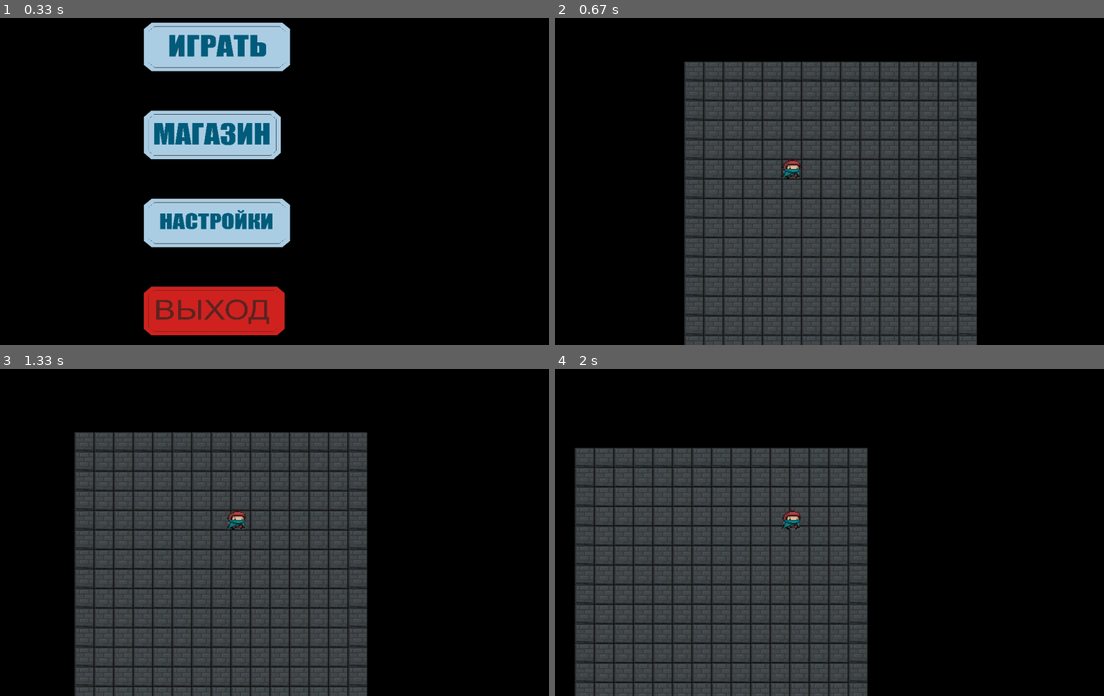
Above: before the commit, frames 1-4 (two rows, left to right).
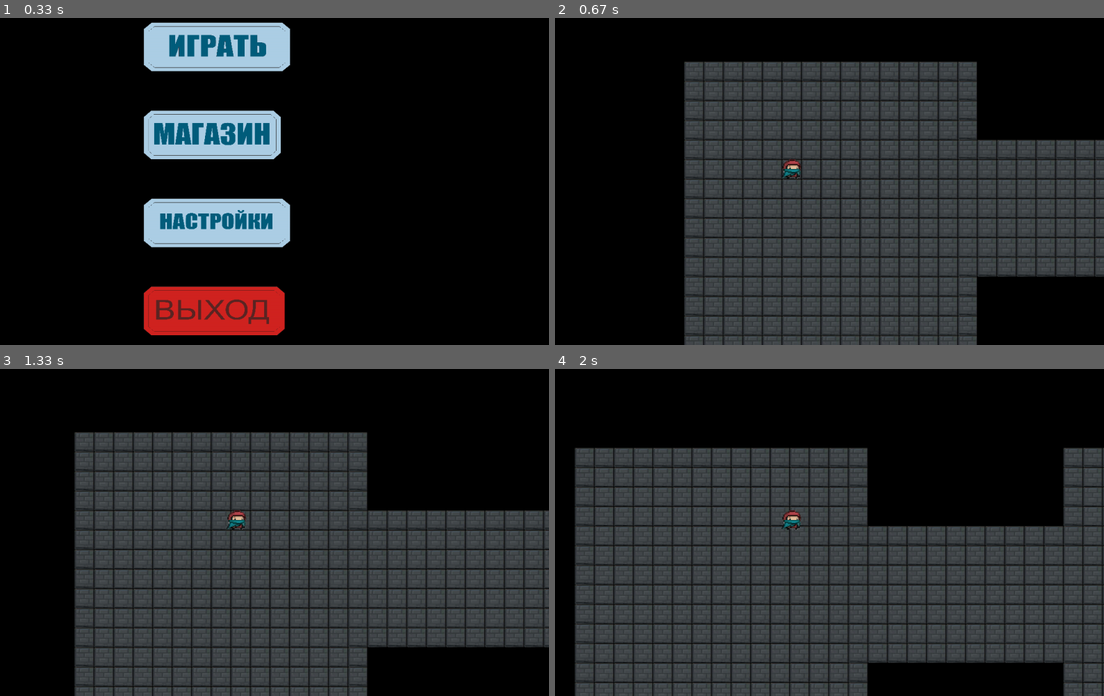
Above: after the commit, the same moments.

Repository: AmirHai/PyGameProject
Game: pygame game, started from classes/main.py
Same seed, same stepped clock (60 frames per second), same inputs: the game is played once before the commit and once after it.
Inputs (mouse positions are in pixels of both pictures, inside the frame that each line leads up to):
- Up to frame 1 (0.33 s): no input
- Up to frame 2 (0.67 s): click (769, 47) at 0.38 s
- Up to frame 3 (1.33 s): hold D 0.67-1.13 s; hold W from 1.17 s (still down)
- Up to frame 4 (2 s): release W at 1.47 s; hold D 1.5-1.97 s

Frame 1 is identical in both runs. In frame 2, 9.3% of the frame differs, in the area x 73-100%, y 37-80%; in frame 3, 13%; in frame 4, 20%, in the area x 53-100%, y 24-100%.

Commit message:
появился файл для разработки карты, также сама карта теперь обрабатывается по csv файлу, который и хранит карту

Diff:
--- a/classes/AllConstants.py
+++ b/classes/AllConstants.py
@@ -10,5 +10,4 @@
 # точка ценра для прорисовки главного героя
 CENTER = (620, 340)
 PIXELSIZE = 40
-ROOMSIZE = 15
 BULLETSIZE = (15, 15)
--- a/classes/GameMap.py
+++ b/classes/GameMap.py
@@ -49,18 +49,21 @@
         self.WallKoordinates = set()
         self.allEmpty = pygame.sprite.Group()
         self.playerGroup = pygame.sprite.Group()
-        for i in range(ROOMSIZE):
-            for j in range(ROOMSIZE):
+        self.MapHandler()
+        Player('hero', self.playerGroup)
+
+    def MapHandler(self):
+        self.board = load_map('testMap')
+        for i in range(100):
+            for j in range(100):
                 x_change = CENTER[0] - round((self.MainHeroPosition[0] - i) * PIXELSIZE)
                 y_change = CENTER[1] - round((self.MainHeroPosition[1] - j) * PIXELSIZE)
-                # тут позже появится обработка карты по шаблону, сами шаблоны потом будут сгенерированны
-                # обработку поля я вынесу в отдельную функцию))))
-                if i == 0 or i == ROOMSIZE - 1 or j == 0 or j == ROOMSIZE - 1:
+                if self.board[i][j] == 2:
                     Wall('wall', x_change, y_change, self.allWalls)
                     self.WallKoordinates.add((i, j))
                     self.WallKoordinates.add((i - 1, j))
                     self.WallKoordinates.add((i, j - 1))
-                else:
+                elif self.board[i][j] == 1:
                     Wall('empty', x_change, y_change, self.allEmpty)
         Player('hero', self.playerGroup)
 
--- /dev/null
+++ b/classes/maps/MapCreator.py
@@ -0,0 +1,41 @@
+f = open('testMap.csv', 'w', encoding='utf8')
+board = [[0] * 100 for _ in range(100)]
+
+for i in range(15):
+    for j in range(15):
+        if i == 0 or i == 14 or j == 0 or j == 14:
+            board[i][j] = 2
+        else:
+            board[i][j] = 1
+
+for i in range(14, 27):
+    for j in range(4, 11):
+        if j == 4 or j == 10:
+            board[i][j] = 2
+        else:
+            board[i][j] = 1
+
+for i in range(25, 40):
+    for j in range(15):
+        if i == 25 or i == 39 or j == 0 or j == 14:
+            board[i][j] = 2
+        else:
+            board[i][j] = 1
+
+for i in range(29, 36):
+    for j in range(14, 27):
+        if i == 29 or i == 35:
+            board[i][j] = 2
+        else:
+            board[i][j] = 1
+
+for i in range(25, 40):
+    for j in range(25, 40):
+        if i == 25 or i == 39 or j == 25 or j == 39:
+            board[i][j] = 2
+        else:
+            board[i][j] = 1
+
+for i in range(100):
+    stroke = ' '.join([str(j) for j in board[i]])
+    f.write(f'{stroke}\n')
--- /dev/null
+++ b/classes/maps/testMap.csv
@@ -0,0 +1,100 @@
+2 2 2 2 2 2 2 2 2 2 2 2 2 2 2 0 0 0 0 0 0 0 0 0 0 0 0 0 0 0 0 0 0 0 0 0 0 0 0 0 0 0 0 0 0 0 0 0 0 0 0 0 0 0 0 0 0 0 0 0 0 0 0 0 0 0 0 0 0 0 0 0 0 0 0 0 0 0 0 0 0 0 0 0 0 0 0 0 0 0 0 0 0 0 0 0 0 0 0 0
+2 1 1 1 1 1 1 1 1 1 1 1 1 1 2 0 0 0 0 0 0 0 0 0 0 0 0 0 0 0 0 0 0 0 0 0 0 0 0 0 0 0 0 0 0 0 0 0 0 0 0 0 0 0 0 0 0 0 0 0 0 0 0 0 0 0 0 0 0 0 0 0 0 0 0 0 0 0 0 0 0 0 0 0 0 0 0 0 0 0 0 0 0 0 0 0 0 0 0 0
+2 1 1 1 1 1 1 1 1 1 1 1 1 1 2 0 0 0 0 0 0 0 0 0 0 0 0 0 0 0 0 0 0 0 0 0 0 0 0 0 0 0 0 0 0 0 0 0 0 0 0 0 0 0 0 0 0 0 0 0 0 0 0 0 0 0 0 0 0 0 0 0 0 0 0 0 0 0 0 0 0 0 0 0 0 0 0 0 0 0 0 0 0 0 0 0 0 0 0 0
+2 1 1 1 1 1 1 1 1 1 1 1 1 1 2 0 0 0 0 0 0 0 0 0 0 0 0 0 0 0 0 0 0 0 0 0 0 0 0 0 0 0 0 0 0 0 0 0 0 0 0 0 0 0 0 0 0 0 0 0 0 0 0 0 0 0 0 0 0 0 0 0 0 0 0 0 0 0 0 0 0 0 0 0 0 0 0 0 0 0 0 0 0 0 0 0 0 0 0 0
+2 1 1 1 1 1 1 1 1 1 1 1 1 1 2 0 0 0 0 0 0 0 0 0 0 0 0 0 0 0 0 0 0 0 0 0 0 0 0 0 0 0 0 0 0 0 0 0 0 0 0 0 0 0 0 0 0 0 0 0 0 0 0 0 0 0 0 0 0 0 0 0 0 0 0 0 0 0 0 0 0 0 0 0 0 0 0 0 0 0 0 0 0 0 0 0 0 0 0 0
+2 1 1 1 1 1 1 1 1 1 1 1 1 1 2 0 0 0 0 0 0 0 0 0 0 0 0 0 0 0 0 0 0 0 0 0 0 0 0 0 0 0 0 0 0 0 0 0 0 0 0 0 0 0 0 0 0 0 0 0 0 0 0 0 0 0 0 0 0 0 0 0 0 0 0 0 0 0 0 0 0 0 0 0 0 0 0 0 0 0 0 0 0 0 0 0 0 0 0 0
+2 1 1 1 1 1 1 1 1 1 1 1 1 1 2 0 0 0 0 0 0 0 0 0 0 0 0 0 0 0 0 0 0 0 0 0 0 0 0 0 0 0 0 0 0 0 0 0 0 0 0 0 0 0 0 0 0 0 0 0 0 0 0 0 0 0 0 0 0 0 0 0 0 0 0 0 0 0 0 0 0 0 0 0 0 0 0 0 0 0 0 0 0 0 0 0 0 0 0 0
+2 1 1 1 1 1 1 1 1 1 1 1 1 1 2 0 0 0 0 0 0 0 0 0 0 0 0 0 0 0 0 0 0 0 0 0 0 0 0 0 0 0 0 0 0 0 0 0 0 0 0 0 0 0 0 0 0 0 0 0 0 0 0 0 0 0 0 0 0 0 0 0 0 0 0 0 0 0 0 0 0 0 0 0 0 0 0 0 0 0 0 0 0 0 0 0 0 0 0 0
+2 1 1 1 1 1 1 1 1 1 1 1 1 1 2 0 0 0 0 0 0 0 0 0 0 0 0 0 0 0 0 0 0 0 0 0 0 0 0 0 0 0 0 0 0 0 0 0 0 0 0 0 0 0 0 0 0 0 0 0 0 0 0 0 0 0 0 0 0 0 0 0 0 0 0 0 0 0 0 0 0 0 0 0 0 0 0 0 0 0 0 0 0 0 0 0 0 0 0 0
+2 1 1 1 1 1 1 1 1 1 1 1 1 1 2 0 0 0 0 0 0 0 0 0 0 0 0 0 0 0 0 0 0 0 0 0 0 0 0 0 0 0 0 0 0 0 0 0 0 0 0 0 0 0 0 0 0 0 0 0 0 0 0 0 0 0 0 0 0 0 0 0 0 0 0 0 0 0 0 0 0 0 0 0 0 0 0 0 0 0 0 0 0 0 0 0 0 0 0 0
+2 1 1 1 1 1 1 1 1 1 1 1 1 1 2 0 0 0 0 0 0 0 0 0 0 0 0 0 0 0 0 0 0 0 0 0 0 0 0 0 0 0 0 0 0 0 0 0 0 0 0 0 0 0 0 0 0 0 0 0 0 0 0 0 0 0 0 0 0 0 0 0 0 0 0 0 0 0 0 0 0 0 0 0 0 0 0 0 0 0 0 0 0 0 0 0 0 0 0 0
+2 1 1 1 1 1 1 1 1 1 1 1 1 1 2 0 0 0 0 0 0 0 0 0 0 0 0 0 0 0 0 0 0 0 0 0 0 0 0 0 0 0 0 0 0 0 0 0 0 0 0 0 0 0 0 0 0 0 0 0 0 0 0 0 0 0 0 0 0 0 0 0 0 0 0 0 0 0 0 0 0 0 0 0 0 0 0 0 0 0 0 0 0 0 0 0 0 0 0 0
+2 1 1 1 1 1 1 1 1 1 1 1 1 1 2 0 0 0 0 0 0 0 0 0 0 0 0 0 0 0 0 0 0 0 0 0 0 0 0 0 0 0 0 0 0 0 0 0 0 0 0 0 0 0 0 0 0 0 0 0 0 0 0 0 0 0 0 0 0 0 0 0 0 0 0 0 0 0 0 0 0 0 0 0 0 0 0 0 0 0 0 0 0 0 0 0 0 0 0 0
+2 1 1 1 1 1 1 1 1 1 1 1 1 1 2 0 0 0 0 0 0 0 0 0 0 0 0 0 0 0 0 0 0 0 0 0 0 0 0 0 0 0 0 0 0 0 0 0 0 0 0 0 0 0 0 0 0 0 0 0 0 0 0 0 0 0 0 0 0 0 0 0 0 0 0 0 0 0 0 0 0 0 0 0 0 0 0 0 0 0 0 0 0 0 0 0 0 0 0 0
+2 2 2 2 2 1 1 1 1 1 2 2 2 2 2 0 0 0 0 0 0 0 0 0 0 0 0 0 0 0 0 0 0 0 0 0 0 0 0 0 0 0 0 0 0 0 0 0 0 0 0 0 0 0 0 0 0 0 0 0 0 0 0 0 0 0 0 0 0 0 0 0 0 0 0 0 0 0 0 0 0 0 0 0 0 0 0 0 0 0 0 0 0 0 0 0 0 0 0 0
+0 0 0 0 2 1 1 1 1 1 2 0 0 0 0 0 0 0 0 0 0 0 0 0 0 0 0 0 0 0 0 0 0 0 0 0 0 0 0 0 0 0 0 0 0 0 0 0 0 0 0 0 0 0 0 0 0 0 0 0 0 0 0 0 0 0 0 0 0 0 0 0 0 0 0 0 0 0 0 0 0 0 0 0 0 0 0 0 0 0 0 0 0 0 0 0 0 0 0 0
+0 0 0 0 2 1 1 1 1 1 2 0 0 0 0 0 0 0 0 0 0 0 0 0 0 0 0 0 0 0 0 0 0 0 0 0 0 0 0 0 0 0 0 0 0 0 0 0 0 0 0 0 0 0 0 0 0 0 0 0 0 0 0 0 0 0 0 0 0 0 0 0 0 0 0 0 0 0 0 0 0 0 0 0 0 0 0 0 0 0 0 0 0 0 0 0 0 0 0 0
+0 0 0 0 2 1 1 1 1 1 2 0 0 0 0 0 0 0 0 0 0 0 0 0 0 0 0 0 0 0 0 0 0 0 0 0 0 0 0 0 0 0 0 0 0 0 0 0 0 0 0 0 0 0 0 0 0 0 0 0 0 0 0 0 0 0 0 0 0 0 0 0 0 0 0 0 0 0 0 0 0 0 0 0 0 0 0 0 0 0 0 0 0 0 0 0 0 0 0 0
+0 0 0 0 2 1 1 1 1 1 2 0 0 0 0 0 0 0 0 0 0 0 0 0 0 0 0 0 0 0 0 0 0 0 0 0 0 0 0 0 0 0 0 0 0 0 0 0 0 0 0 0 0 0 0 0 0 0 0 0 0 0 0 0 0 0 0 0 0 0 0 0 0 0 0 0 0 0 0 0 0 0 0 0 0 0 0 0 0 0 0 0 0 0 0 0 0 0 0 0
+0 0 0 0 2 1 1 1 1 1 2 0 0 0 0 0 0 0 0 0 0 0 0 0 0 0 0 0 0 0 0 0 0 0 0 0 0 0 0 0 0 0 0 0 0 0 0 0 0 0 0 0 0 0 0 0 0 0 0 0 0 0 0 0 0 0 0 0 0 0 0 0 0 0 0 0 0 0 0 0 0 0 0 0 0 0 0 0 0 0 0 0 0 0 0 0 0 0 0 0
+0 0 0 0 2 1 1 1 1 1 2 0 0 0 0 0 0 0 0 0 0 0 0 0 0 0 0 0 0 0 0 0 0 0 0 0 0 0 0 0 0 0 0 0 0 0 0 0 0 0 0 0 0 0 0 0 0 0 0 0 0 0 0 0 0 0 0 0 0 0 0 0 0 0 0 0 0 0 0 0 0 0 0 0 0 0 0 0 0 0 0 0 0 0 0 0 0 0 0 0
+0 0 0 0 2 1 1 1 1 1 2 0 0 0 0 0 0 0 0 0 0 0 0 0 0 0 0 0 0 0 0 0 0 0 0 0 0 0 0 0 0 0 0 0 0 0 0 0 0 0 0 0 0 0 0 0 0 0 0 0 0 0 0 0 0 0 0 0 0 0 0 0 0 0 0 0 0 0 0 0 0 0 0 0 0 0 0 0 0 0 0 0 0 0 0 0 0 0 0 0
+0 0 0 0 2 1 1 1 1 1 2 0 0 0 0 0 0 0 0 0 0 0 0 0 0 0 0 0 0 0 0 0 0 0 0 0 0 0 0 0 0 0 0 0 0 0 0 0 0 0 0 0 0 0 0 0 0 0 0 0 0 0 0 0 0 0 0 0 0 0 0 0 0 0 0 0 0 0 0 0 0 0 0 0 0 0 0 0 0 0 0 0 0 0 0 0 0 0 0 0
+0 0 0 0 2 1 1 1 1 1 2 0 0 0 0 0 0 0 0 0 0 0 0 0 0 0 0 0 0 0 0 0 0 0 0 0 0 0 0 0 0 0 0 0 0 0 0 0 0 0 0 0 0 0 0 0 0 0 0 0 0 0 0 0 0 0 0 0 0 0 0 0 0 0 0 0 0 0 0 0 0 0 0 0 0 0 0 0 0 0 0 0 0 0 0 0 0 0 0 0
+0 0 0 0 2 1 1 1 1 1 2 0 0 0 0 0 0 0 0 0 0 0 0 0 0 0 0 0 0 0 0 0 0 0 0 0 0 0 0 0 0 0 0 0 0 0 0 0 0 0 0 0 0 0 0 0 0 0 0 0 0 0 0 0 0 0 0 0 0 0 0 0 0 0 0 0 0 0 0 0 0 0 0 0 0 0 0 0 0 0 0 0 0 0 0 0 0 0 0 0
+2 2 2 2 2 1 1 1 1 1 2 2 2 2 2 0 0 0 0 0 0 0 0 0 0 2 2 2 2 2 2 2 2 2 2 2 2 2 2 2 0 0 0 0 0 0 0 0 0 0 0 0 0 0 0 0 0 0 0 0 0 0 0 0 0 0 0 0 0 0 0 0 0 0 0 0 0 0 0 0 0 0 0 0 0 0 0 0 0 0 0 0 0 0 0 0 0 0 0 0
+2 1 1 1 1 1 1 1 1 1 1 1 1 1 2 0 0 0 0 0 0 0 0 0 0 2 1 1 1 1 1 1 1 1 1 1 1 1 1 2 0 0 0 0 0 0 0 0 0 0 0 0 0 0 0 0 0 0 0 0 0 0 0 0 0 0 0 0 0 0 0 0 0 0 0 0 0 0 0 0 0 0 0 0 0 0 0 0 0 0 0 0 0 0 0 0 0 0 0 0
+2 1 1 1 1 1 1 1 1 1 1 1 1 1 2 0 0 0 0 0 0 0 0 0 0 2 1 1 1 1 1 1 1 1 1 1 1 1 1 2 0 0 0 0 0 0 0 0 0 0 0 0 0 0 0 0 0 0 0 0 0 0 0 0 0 0 0 0 0 0 0 0 0 0 0 0 0 0 0 0 0 0 0 0 0 0 0 0 0 0 0 0 0 0 0 0 0 0 0 0
+2 1 1 1 1 1 1 1 1 1 1 1 1 1 2 0 0 0 0 0 0 0 0 0 0 2 1 1 1 1 1 1 1 1 1 1 1 1 1 2 0 0 0 0 0 0 0 0 0 0 0 0 0 0 0 0 0 0 0 0 0 0 0 0 0 0 0 0 0 0 0 0 0 0 0 0 0 0 0 0 0 0 0 0 0 0 0 0 0 0 0 0 0 0 0 0 0 0 0 0
+2 1 1 1 1 1 1 1 1 1 1 1 1 1 2 2 2 2 2 2 2 2 2 2 2 2 1 1 1 1 1 1 1 1 1 1 1 1 1 2 0 0 0 0 0 0 0 0 0 0 0 0 0 0 0 0 0 0 0 0 0 0 0 0 0 0 0 0 0 0 0 0 0 0 0 0 0 0 0 0 0 0 0 0 0 0 0 0 0 0 0 0 0 0 0 0 0 0 0 0
+2 1 1 1 1 1 1 1 1 1 1 1 1 1 1 1 1 1 1 1 1 1 1 1 1 1 1 1 1 1 1 1 1 1 1 1 1 1 1 2 0 0 0 0 0 0 0 0 0 0 0 0 0 0 0 0 0 0 0 0 0 0 0 0 0 0 0 0 0 0 0 0 0 0 0 0 0 0 0 0 0 0 0 0 0 0 0 0 0 0 0 0 0 0 0 0 0 0 0 0
+2 1 1 1 1 1 1 1 1 1 1 1 1 1 1 1 1 1 1 1 1 1 1 1 1 1 1 1 1 1 1 1 1 1 1 1 1 1 1 2 0 0 0 0 0 0 0 0 0 0 0 0 0 0 0 0 0 0 0 0 0 0 0 0 0 0 0 0 0 0 0 0 0 0 0 0 0 0 0 0 0 0 0 0 0 0 0 0 0 0 0 0 0 0 0 0 0 0 0 0
+2 1 1 1 1 1 1 1 1 1 1 1 1 1 1 1 1 1 1 1 1 1 1 1 1 1 1 1 1 1 1 1 1 1 1 1 1 1 1 2 0 0 0 0 0 0 0 0 0 0 0 0 0 0 0 0 0 0 0 0 0 0 0 0 0 0 0 0 0 0 0 0 0 0 0 0 0 0 0 0 0 0 0 0 0 0 0 0 0 0 0 0 0 0 0 0 0 0 0 0
+2 1 1 1 1 1 1 1 1 1 1 1 1 1 1 1 1 1 1 1 1 1 1 1 1 1 1 1 1 1 1 1 1 1 1 1 1 1 1 2 0 0 0 0 0 0 0 0 0 0 0 0 0 0 0 0 0 0 0 0 0 0 0 0 0 0 0 0 0 0 0 0 0 0 0 0 0 0 0 0 0 0 0 0 0 0 0 0 0 0 0 0 0 0 0 0 0 0 0 0
+2 1 1 1 1 1 1 1 1 1 1 1 1 1 1 1 1 1 1 1 1 1 1 1 1 1 1 1 1 1 1 1 1 1 1 1 1 1 1 2 0 0 0 0 0 0 0 0 0 0 0 0 0 0 0 0 0 0 0 0 0 0 0 0 0 0 0 0 0 0 0 0 0 0 0 0 0 0 0 0 0 0 0 0 0 0 0 0 0 0 0 0 0 0 0 0 0 0 0 0
+2 1 1 1 1 1 1 1 1 1 1 1 1 1 2 2 2 2 2 2 2 2 2 2 2 2 1 1 1 1 1 1 1 1 1 1 1 1 1 2 0 0 0 0 0 0 0 0 0 0 0 0 0 0 0 0 0 0 0 0 0 0 0 0 0 0 0 0 0 0 0 0 0 0 0 0 0 0 0 0 0 0 0 0 0 0 0 0 0 0 0 0 0 0 0 0 0 0 0 0
+2 1 1 1 1 1 1 1 1 1 1 1 1 1 2 0 0 0 0 0 0 0 0 0 0 2 1 1 1 1 1 1 1 1 1 1 1 1 1 2 0 0 0 0 0 0 0 0 0 0 0 0 0 0 0 0 0 0 0 0 0 0 0 0 0 0 0 0 0 0 0 0 0 0 0 0 0 0 0 0 0 0 0 0 0 0 0 0 0 0 0 0 0 0 0 0 0 0 0 0
+2 1 1 1 1 1 1 1 1 1 1 1 1 1 2 0 0 0 0 0 0 0 0 0 0 2 1 1 1 1 1 1 1 1 1 1 1 1 1 2 0 0 0 0 0 0 0 0 0 0 0 0 0 0 0 0 0 0 0 0 0 0 0 0 0 0 0 0 0 0 0 0 0 0 0 0 0 0 0 0 0 0 0 0 0 0 0 0 0 0 0 0 0 0 0 0 0 0 0 0
+2 1 1 1 1 1 1 1 1 1 1 1 1 1 2 0 0 0 0 0 0 0 0 0 0 2 1 1 1 1 1 1 1 1 1 1 1 1 1 2 0 0 0 0 0 0 0 0 0 0 0 0 0 0 0 0 0 0 0 0 0 0 0 0 0 0 0 0 0 0 0 0 0 0 0 0 0 0 0 0 0 0 0 0 0 0 0 0 0 0 0 0 0 0 0 0 0 0 0 0
+2 2 2 2 2 2 2 2 2 2 2 2 2 2 2 0 0 0 0 0 0 0 0 0 0 2 2 2 2 2 2 2 2 2 2 2 2 2 2 2 0 0 0 0 0 0 0 0 0 0 0 0 0 0 0 0 0 0 0 0 0 0 0 0 0 0 0 0 0 0 0 0 0 0 0 0 0 0 0 0 0 0 0 0 0 0 0 0 0 0 0 0 0 0 0 0 0 0 0 0
+0 0 0 0 0 0 0 0 0 0 0 0 0 0 0 0 0 0 0 0 0 0 0 0 0 0 0 0 0 0 0 0 0 0 0 0 0 0 0 0 0 0 0 0 0 0 0 0 0 0 0 0 0 0 0 0 0 0 0 0 0 0 0 0 0 0 0 0 0 0 0 0 0 0 0 0 0 0 0 0 0 0 0 0 0 0 0 0 0 0 0 0 0 0 0 0 0 0 0 0
+0 0 0 0 0 0 0 0 0 0 0 0 0 0 0 0 0 0 0 0 0 0 0 0 0 0 0 0 0 0 0 0 0 0 0 0 0 0 0 0 0 0 0 0 0 0 0 0 0 0 0 0 0 0 0 0 0 0 0 0 0 0 0 0 0 0 0 0 0 0 0 0 0 0 0 0 0 0 0 0 0 0 0 0 0 0 0 0 0 0 0 0 0 0 0 0 0 0 0 0
+0 0 0 0 0 0 0 0 0 0 0 0 0 0 0 0 0 0 0 0 0 0 0 0 0 0 0 0 0 0 0 0 0 0 0 0 0 0 0 0 0 0 0 0 0 0 0 0 0 0 0 0 0 0 0 0 0 0 0 0 0 0 0 0 0 0 0 0 0 0 0 0 0 0 0 0 0 0 0 0 0 0 0 0 0 0 0 0 0 0 0 0 0 0 0 0 0 0 0 0
+0 0 0 0 0 0 0 0 0 0 0 0 0 0 0 0 0 0 0 0 0 0 0 0 0 0 0 0 0 0 0 0 0 0 0 0 0 0 0 0 0 0 0 0 0 0 0 0 0 0 0 0 0 0 0 0 0 0 0 0 0 0 0 0 0 0 0 0 0 0 0 0 0 0 0 0 0 0 0 0 0 0 0 0 0 0 0 0 0 0 0 0 0 0 0 0 0 0 0 0
+0 0 0 0 0 0 0 0 0 0 0 0 0 0 0 0 0 0 0 0 0 0 0 0 0 0 0 0 0 0 0 0 0 0 0 0 0 0 0 0 0 0 0 0 0 0 0 0 0 0 0 0 0 0 0 0 0 0 0 0 0 0 0 0 0 0 0 0 0 0 0 0 0 0 0 0 0 0 0 0 0 0 0 0 0 0 0 0 0 0 0 0 0 0 0 0 0 0 0 0
+0 0 0 0 0 0 0 0 0 0 0 0 0 0 0 0 0 0 0 0 0 0 0 0 0 0 0 0 0 0 0 0 0 0 0 0 0 0 0 0 0 0 0 0 0 0 0 0 0 0 0 0 0 0 0 0 0 0 0 0 0 0 0 0 0 0 0 0 0 0 0 0 0 0 0 0 0 0 0 0 0 0 0 0 0 0 0 0 0 0 0 0 0 0 0 0 0 0 0 0
+0 0 0 0 0 0 0 0 0 0 0 0 0 0 0 0 0 0 0 0 0 0 0 0 0 0 0 0 0 0 0 0 0 0 0 0 0 0 0 0 0 0 0 0 0 0 0 0 0 0 0 0 0 0 0 0 0 0 0 0 0 0 0 0 0 0 0 0 0 0 0 0 0 0 0 0 0 0 0 0 0 0 0 0 0 0 0 0 0 0 0 0 0 0 0 0 0 0 0 0
+0 0 0 0 0 0 0 0 0 0 0 0 0 0 0 0 0 0 0 0 0 0 0 0 0 0 0 0 0 0 0 0 0 0 0 0 0 0 0 0 0 0 0 0 0 0 0 0 0 0 0 0 0 0 0 0 0 0 0 0 0 0 0 0 0 0 0 0 0 0 0 0 0 0 0 0 0 0 0 0 0 0 0 0 0 0 0 0 0 0 0 0 0 0 0 0 0 0 0 0
+0 0 0 0 0 0 0 0 0 0 0 0 0 0 0 0 0 0 0 0 0 0 0 0 0 0 0 0 0 0 0 0 0 0 0 0 0 0 0 0 0 0 0 0 0 0 0 0 0 0 0 0 0 0 0 0 0 0 0 0 0 0 0 0 0 0 0 0 0 0 0 0 0 0 0 0 0 0 0 0 0 0 0 0 0 0 0 0 0 0 0 0 0 0 0 0 0 0 0 0
+0 0 0 0 0 0 0 0 0 0 0 0 0 0 0 0 0 0 0 0 0 0 0 0 0 0 0 0 0 0 0 0 0 0 0 0 0 0 0 0 0 0 0 0 0 0 0 0 0 0 0 0 0 0 0 0 0 0 0 0 0 0 0 0 0 0 0 0 0 0 0 0 0 0 0 0 0 0 0 0 0 0 0 0 0 0 0 0 0 0 0 0 0 0 0 0 0 0 0 0
+0 0 0 0 0 0 0 0 0 0 0 0 0 0 0 0 0 0 0 0 0 0 0 0 0 0 0 0 0 0 0 0 0 0 0 0 0 0 0 0 0 0 0 0 0 0 0 0 0 0 0 0 0 0 0 0 0 0 0 0 0 0 0 0 0 0 0 0 0 0 0 0 0 0 0 0 0 0 0 0 0 0 0 0 0 0 0 0 0 0 0 0 0 0 0 0 0 0 0 0
+0 0 0 0 0 0 0 0 0 0 0 0 0 0 0 0 0 0 0 0 0 0 0 0 0 0 0 0 0 0 0 0 0 0 0 0 0 0 0 0 0 0 0 0 0 0 0 0 0 0 0 0 0 0 0 0 0 0 0 0 0 0 0 0 0 0 0 0 0 0 0 0 0 0 0 0 0 0 0 0 0 0 0 0 0 0 0 0 0 0 0 0 0 0 0 0 0 0 0 0
+0 0 0 0 0 0 0 0 0 0 0 0 0 0 0 0 0 0 0 0 0 0 0 0 0 0 0 0 0 0 0 0 0 0 0 0 0 0 0 0 0 0 0 0 0 0 0 0 0 0 0 0 0 0 0 0 0 0 0 0 0 0 0 0 0 0 0 0 0 0 0 0 0 0 0 0 0 0 0 0 0 0 0 0 0 0 0 0 0 0 0 0 0 0 0 0 0 0 0 0
+0 0 0 0 0 0 0 0 0 0 0 0 0 0 0 0 0 0 0 0 0 0 0 0 0 0 0 0 0 0 0 0 0 0 0 0 0 0 0 0 0 0 0 0 0 0 0 0 0 0 0 0 0 0 0 0 0 0 0 0 0 0 0 0 0 0 0 0 0 0 0 0 0 0 0 0 0 0 0 0 0 0 0 0 0 0 0 0 0 0 0 0 0 0 0 0 0 0 0 0
+0 0 0 0 0 0 0 0 0 0 0 0 0 0 0 0 0 0 0 0 0 0 0 0 0 0 0 0 0 0 0 0 0 0 0 0 0 0 0 0 0 0 0 0 0 0 0 0 0 0 0 0 0 0 0 0 0 0 0 0 0 0 0 0 0 0 0 0 0 0 0 0 0 0 0 0 0 0 0 0 0 0 0 0 0 0 0 0 0 0 0 0 0 0 0 0 0 0 0 0
+0 0 0 0 0 0 0 0 0 0 0 0 0 0 0 0 0 0 0 0 0 0 0 0 0 0 0 0 0 0 0 0 0 0 0 0 0 0 0 0 0 0 0 0 0 0 0 0 0 0 0 0 0 0 0 0 0 0 0 0 0 0 0 0 0 0 0 0 0 0 0 0 0 0 0 0 0 0 0 0 0 0 0 0 0 0 0 0 0 0 0 0 0 0 0 0 0 0 0 0
+0 0 0 0 0 0 0 0 0 0 0 0 0 0 0 0 0 0 0 0 0 0 0 0 0 0 0 0 0 0 0 0 0 0 0 0 0 0 0 0 0 0 0 0 0 0 0 0 0 0 0 0 0 0 0 0 0 0 0 0 0 0 0 0 0 0 0 0 0 0 0 0 0 0 0 0 0 0 0 0 0 0 0 0 0 0 0 0 0 0 0 0 0 0 0 0 0 0 0 0
+0 0 0 0 0 0 0 0 0 0 0 0 0 0 0 0 0 0 0 0 0 0 0 0 0 0 0 0 0 0 0 0 0 0 0 0 0 0 0 0 0 0 0 0 0 0 0 0 0 0 0 0 0 0 0 0 0 0 0 0 0 0 0 0 0 0 0 0 0 0 0 0 0 0 0 0 0 0 0 0 0 0 0 0 0 0 0 0 0 0 0 0 0 0 0 0 0 0 0 0
+0 0 0 0 0 0 0 0 0 0 0 0 0 0 0 0 0 0 0 0 0 0 0 0 0 0 0 0 0 0 0 0 0 0 0 0 0 0 0 0 0 0 0 0 0 0 0 0 0 0 0 0 0 0 0 0 0 0 0 0 0 0 0 0 0 0 0 0 0 0 0 0 0 0 0 0 0 0 0 0 0 0 0 0 0 0 0 0 0 0 0 0 0 0 0 0 0 0 0 0
+0 0 0 0 0 0 0 0 0 0 0 0 0 0 0 0 0 0 0 0 0 0 0 0 0 0 0 0 0 0 0 0 0 0 0 0 0 0 0 0 0 0 0 0 0 0 0 0 0 0 0 0 0 0 0 0 0 0 0 0 0 0 0 0 0 0 0 0 0 0 0 0 0 0 0 0 0 0 0 0 0 0 0 0 0 0 0 0 0 0 0 0 0 0 0 0 0 0 0 0
+0 0 0 0 0 0 0 0 0 0 0 0 0 0 0 0 0 0 0 0 0 0 0 0 0 0 0 0 0 0 0 0 0 0 0 0 0 0 0 0 0 0 0 0 0 0 0 0 0 0 0 0 0 0 0 0 0 0 0 0 0 0 0 0 0 0 0 0 0 0 0 0 0 0 0 0 0 0 0 0 0 0 0 0 0 0 0 0 0 0 0 0 0 0 0 0 0 0 0 0
+0 0 0 0 0 0 0 0 0 0 0 0 0 0 0 0 0 0 0 0 0 0 0 0 0 0 0 0 0 0 0 0 0 0 0 0 0 0 0 0 0 0 0 0 0 0 0 0 0 0 0 0 0 0 0 0 0 0 0 0 0 0 0 0 0 0 0 0 0 0 0 0 0 0 0 0 0 0 0 0 0 0 0 0 0 0 0 0 0 0 0 0 0 0 0 0 0 0 0 0
+0 0 0 0 0 0 0 0 0 0 0 0 0 0 0 0 0 0 0 0 0 0 0 0 0 0 0 0 0 0 0 0 0 0 0 0 0 0 0 0 0 0 0 0 0 0 0 0 0 0 0 0 0 0 0 0 0 0 0 0 0 0 0 0 0 0 0 0 0 0 0 0 0 0 0 0 0 0 0 0 0 0 0 0 0 0 0 0 0 0 0 0 0 0 0 0 0 0 0 0
+0 0 0 0 0 0 0 0 0 0 0 0 0 0 0 0 0 0 0 0 0 0 0 0 0 0 0 0 0 0 0 0 0 0 0 0 0 0 0 0 0 0 0 0 0 0 0 0 0 0 0 0 0 0 0 0 0 0 0 0 0 0 0 0 0 0 0 0 0 0 0 0 0 0 0 0 0 0 0 0 0 0 0 0 0 0 0 0 0 0 0 0 0 0 0 0 0 0 0 0
+0 0 0 0 0 0 0 0 0 0 0 0 0 0 0 0 0 0 0 0 0 0 0 0 0 0 0 0 0 0 0 0 0 0 0 0 0 0 0 0 0 0 0 0 0 0 0 0 0 0 0 0 0 0 0 0 0 0 0 0 0 0 0 0 0 0 0 0 0 0 0 0 0 0 0 0 0 0 0 0 0 0 0 0 0 0 0 0 0 0 0 0 0 0 0 0 0 0 0 0
+0 0 0 0 0 0 0 0 0 0 0 0 0 0 0 0 0 0 0 0 0 0 0 0 0 0 0 0 0 0 0 0 0 0 0 0 0 0 0 0 0 0 0 0 0 0 0 0 0 0 0 0 0 0 0 0 0 0 0 0 0 0 0 0 0 0 0 0 0 0 0 0 0 0 0 0 0 0 0 0 0 0 0 0 0 0 0 0 0 0 0 0 0 0 0 0 0 0 0 0
+0 0 0 0 0 0 0 0 0 0 0 0 0 0 0 0 0 0 0 0 0 0 0 0 0 0 0 0 0 0 0 0 0 0 0 0 0 0 0 0 0 0 0 0 0 0 0 0 0 0 0 0 0 0 0 0 0 0 0 0 0 0 0 0 0 0 0 0 0 0 0 0 0 0 0 0 0 0 0 0 0 0 0 0 0 0 0 0 0 0 0 0 0 0 0 0 0 0 0 0
+0 0 0 0 0 0 0 0 0 0 0 0 0 0 0 0 0 0 0 0 0 0 0 0 0 0 0 0 0 0 0 0 0 0 0 0 0 0 0 0 0 0 0 0 0 0 0 0 0 0 0 0 0 0 0 0 0 0 0 0 0 0 0 0 0 0 0 0 0 0 0 0 0 0 0 0 0 0 0 0 0 0 0 0 0 0 0 0 0 0 0 0 0 0 0 0 0 0 0 0
+0 0 0 0 0 0 0 0 0 0 0 0 0 0 0 0 0 0 0 0 0 0 0 0 0 0 0 0 0 0 0 0 0 0 0 0 0 0 0 0 0 0 0 0 0 0 0 0 0 0 0 0 0 0 0 0 0 0 0 0 0 0 0 0 0 0 0 0 0 0 0 0 0 0 0 0 0 0 0 0 0 0 0 0 0 0 0 0 0 0 0 0 0 0 0 0 0 0 0 0
+0 0 0 0 0 0 0 0 0 0 0 0 0 0 0 0 0 0 0 0 0 0 0 0 0 0 0 0 0 0 0 0 0 0 0 0 0 0 0 0 0 0 0 0 0 0 0 0 0 0 0 0 0 0 0 0 0 0 0 0 0 0 0 0 0 0 0 0 0 0 0 0 0 0 0 0 0 0 0 0 0 0 0 0 0 0 0 0 0 0 0 0 0 0 0 0 0 0 0 0
+0 0 0 0 0 0 0 0 0 0 0 0 0 0 0 0 0 0 0 0 0 0 0 0 0 0 0 0 0 0 0 0 0 0 0 0 0 0 0 0 0 0 0 0 0 0 0 0 0 0 0 0 0 0 0 0 0 0 0 0 0 0 0 0 0 0 0 0 0 0 0 0 0 0 0 0 0 0 0 0 0 0 0 0 0 0 0 0 0 0 0 0 0 0 0 0 0 0 0 0
+0 0 0 0 0 0 0 0 0 0 0 0 0 0 0 0 0 0 0 0 0 0 0 0 0 0 0 0 0 0 0 0 0 0 0 0 0 0 0 0 0 0 0 0 0 0 0 0 0 0 0 0 0 0 0 0 0 0 0 0 0 0 0 0 0 0 0 0 0 0 0 0 0 0 0 0 0 0 0 0 0 0 0 0 0 0 0 0 0 0 0 0 0 0 0 0 0 0 0 0
+0 0 0 0 0 0 0 0 0 0 0 0 0 0 0 0 0 0 0 0 0 0 0 0 0 0 0 0 0 0 0 0 0 0 0 0 0 0 0 0 0 0 0 0 0 0 0 0 0 0 0 0 0 0 0 0 0 0 0 0 0 0 0 0 0 0 0 0 0 0 0 0 0 0 0 0 0 0 0 0 0 0 0 0 0 0 0 0 0 0 0 0 0 0 0 0 0 0 0 0
+0 0 0 0 0 0 0 0 0 0 0 0 0 0 0 0 0 0 0 0 0 0 0 0 0 0 0 0 0 0 0 0 0 0 0 0 0 0 0 0 0 0 0 0 0 0 0 0 0 0 0 0 0 0 0 0 0 0 0 0 0 0 0 0 0 0 0 0 0 0 0 0 0 0 0 0 0 0 0 0 0 0 0 0 0 0 0 0 0 0 0 0 0 0 0 0 0 0 0 0
+0 0 0 0 0 0 0 0 0 0 0 0 0 0 0 0 0 0 0 0 0 0 0 0 0 0 0 0 0 0 0 0 0 0 0 0 0 0 0 0 0 0 0 0 0 0 0 0 0 0 0 0 0 0 0 0 0 0 0 0 0 0 0 0 0 0 0 0 0 0 0 0 0 0 0 0 0 0 0 0 0 0 0 0 0 0 0 0 0 0 0 0 0 0 0 0 0 0 0 0
+0 0 0 0 0 0 0 0 0 0 0 0 0 0 0 0 0 0 0 0 0 0 0 0 0 0 0 0 0 0 0 0 0 0 0 0 0 0 0 0 0 0 0 0 0 0 0 0 0 0 0 0 0 0 0 0 0 0 0 0 0 0 0 0 0 0 0 0 0 0 0 0 0 0 0 0 0 0 0 0 0 0 0 0 0 0 0 0 0 0 0 0 0 0 0 0 0 0 0 0
+0 0 0 0 0 0 0 0 0 0 0 0 0 0 0 0 0 0 0 0 0 0 0 0 0 0 0 0 0 0 0 0 0 0 0 0 0 0 0 0 0 0 0 0 0 0 0 0 0 0 0 0 0 0 0 0 0 0 0 0 0 0 0 0 0 0 0 0 0 0 0 0 0 0 0 0 0 0 0 0 0 0 0 0 0 0 0 0 0 0 0 0 0 0 0 0 0 0 0 0
+0 0 0 0 0 0 0 0 0 0 0 0 0 0 0 0 0 0 0 0 0 0 0 0 0 0 0 0 0 0 0 0 0 0 0 0 0 0 0 0 0 0 0 0 0 0 0 0 0 0 0 0 0 0 0 0 0 0 0 0 0 0 0 0 0 0 0 0 0 0 0 0 0 0 0 0 0 0 0 0 0 0 0 0 0 0 0 0 0 0 0 0 0 0 0 0 0 0 0 0
+0 0 0 0 0 0 0 0 0 0 0 0 0 0 0 0 0 0 0 0 0 0 0 0 0 0 0 0 0 0 0 0 0 0 0 0 0 0 0 0 0 0 0 0 0 0 0 0 0 0 0 0 0 0 0 0 0 0 0 0 0 0 0 0 0 0 0 0 0 0 0 0 0 0 0 0 0 0 0 0 0 0 0 0 0 0 0 0 0 0 0 0 0 0 0 0 0 0 0 0
+0 0 0 0 0 0 0 0 0 0 0 0 0 0 0 0 0 0 0 0 0 0 0 0 0 0 0 0 0 0 0 0 0 0 0 0 0 0 0 0 0 0 0 0 0 0 0 0 0 0 0 0 0 0 0 0 0 0 0 0 0 0 0 0 0 0 0 0 0 0 0 0 0 0 0 0 0 0 0 0 0 0 0 0 0 0 0 0 0 0 0 0 0 0 0 0 0 0 0 0
+0 0 0 0 0 0 0 0 0 0 0 0 0 0 0 0 0 0 0 0 0 0 0 0 0 0 0 0 0 0 0 0 0 0 0 0 0 0 0 0 0 0 0 0 0 0 0 0 0 0 0 0 0 0 0 0 0 0 0 0 0 0 0 0 0 0 0 0 0 0 0 0 0 0 0 0 0 0 0 0 0 0 0 0 0 0 0 0 0 0 0 0 0 0 0 0 0 0 0 0
+0 0 0 0 0 0 0 0 0 0 0 0 0 0 0 0 0 0 0 0 0 0 0 0 0 0 0 0 0 0 0 0 0 0 0 0 0 0 0 0 0 0 0 0 0 0 0 0 0 0 0 0 0 0 0 0 0 0 0 0 0 0 0 0 0 0 0 0 0 0 0 0 0 0 0 0 0 0 0 0 0 0 0 0 0 0 0 0 0 0 0 0 0 0 0 0 0 0 0 0
+0 0 0 0 0 0 0 0 0 0 0 0 0 0 0 0 0 0 0 0 0 0 0 0 0 0 0 0 0 0 0 0 0 0 0 0 0 0 0 0 0 0 0 0 0 0 0 0 0 0 0 0 0 0 0 0 0 0 0 0 0 0 0 0 0 0 0 0 0 0 0 0 0 0 0 0 0 0 0 0 0 0 0 0 0 0 0 0 0 0 0 0 0 0 0 0 0 0 0 0
+0 0 0 0 0 0 0 0 0 0 0 0 0 0 0 0 0 0 0 0 0 0 0 0 0 0 0 0 0 0 0 0 0 0 0 0 0 0 0 0 0 0 0 0 0 0 0 0 0 0 0 0 0 0 0 0 0 0 0 0 0 0 0 0 0 0 0 0 0 0 0 0 0 0 0 0 0 0 0 0 0 0 0 0 0 0 0 0 0 0 0 0 0 0 0 0 0 0 0 0
+0 0 0 0 0 0 0 0 0 0 0 0 0 0 0 0 0 0 0 0 0 0 0 0 0 0 0 0 0 0 0 0 0 0 0 0 0 0 0 0 0 0 0 0 0 0 0 0 0 0 0 0 0 0 0 0 0 0 0 0 0 0 0 0 0 0 0 0 0 0 0 0 0 0 0 0 0 0 0 0 0 0 0 0 0 0 0 0 0 0 0 0 0 0 0 0 0 0 0 0
+0 0 0 0 0 0 0 0 0 0 0 0 0 0 0 0 0 0 0 0 0 0 0 0 0 0 0 0 0 0 0 0 0 0 0 0 0 0 0 0 0 0 0 0 0 0 0 0 0 0 0 0 0 0 0 0 0 0 0 0 0 0 0 0 0 0 0 0 0 0 0 0 0 0 0 0 0 0 0 0 0 0 0 0 0 0 0 0 0 0 0 0 0 0 0 0 0 0 0 0
+0 0 0 0 0 0 0 0 0 0 0 0 0 0 0 0 0 0 0 0 0 0 0 0 0 0 0 0 0 0 0 0 0 0 0 0 0 0 0 0 0 0 0 0 0 0 0 0 0 0 0 0 0 0 0 0 0 0 0 0 0 0 0 0 0 0 0 0 0 0 0 0 0 0 0 0 0 0 0 0 0 0 0 0 0 0 0 0 0 0 0 0 0 0 0 0 0 0 0 0
+0 0 0 0 0 0 0 0 0 0 0 0 0 0 0 0 0 0 0 0 0 0 0 0 0 0 0 0 0 0 0 0 0 0 0 0 0 0 0 0 0 0 0 0 0 0 0 0 0 0 0 0 0 0 0 0 0 0 0 0 0 0 0 0 0 0 0 0 0 0 0 0 0 0 0 0 0 0 0 0 0 0 0 0 0 0 0 0 0 0 0 0 0 0 0 0 0 0 0 0
+0 0 0 0 0 0 0 0 0 0 0 0 0 0 0 0 0 0 0 0 0 0 0 0 0 0 0 0 0 0 0 0 0 0 0 0 0 0 0 0 0 0 0 0 0 0 0 0 0 0 0 0 0 0 0 0 0 0 0 0 0 0 0 0 0 0 0 0 0 0 0 0 0 0 0 0 0 0 0 0 0 0 0 0 0 0 0 0 0 0 0 0 0 0 0 0 0 0 0 0
+0 0 0 0 0 0 0 0 0 0 0 0 0 0 0 0 0 0 0 0 0 0 0 0 0 0 0 0 0 0 0 0 0 0 0 0 0 0 0 0 0 0 0 0 0 0 0 0 0 0 0 0 0 0 0 0 0 0 0 0 0 0 0 0 0 0 0 0 0 0 0 0 0 0 0 0 0 0 0 0 0 0 0 0 0 0 0 0 0 0 0 0 0 0 0 0 0 0 0 0
+0 0 0 0 0 0 0 0 0 0 0 0 0 0 0 0 0 0 0 0 0 0 0 0 0 0 0 0 0 0 0 0 0 0 0 0 0 0 0 0 0 0 0 0 0 0 0 0 0 0 0 0 0 0 0 0 0 0 0 0 0 0 0 0 0 0 0 0 0 0 0 0 0 0 0 0 0 0 0 0 0 0 0 0 0 0 0 0 0 0 0 0 0 0 0 0 0 0 0 0
+0 0 0 0 0 0 0 0 0 0 0 0 0 0 0 0 0 0 0 0 0 0 0 0 0 0 0 0 0 0 0 0 0 0 0 0 0 0 0 0 0 0 0 0 0 0 0 0 0 0 0 0 0 0 0 0 0 0 0 0 0 0 0 0 0 0 0 0 0 0 0 0 0 0 0 0 0 0 0 0 0 0 0 0 0 0 0 0 0 0 0 0 0 0 0 0 0 0 0 0
+0 0 0 0 0 0 0 0 0 0 0 0 0 0 0 0 0 0 0 0 0 0 0 0 0 0 0 0 0 0 0 0 0 0 0 0 0 0 0 0 0 0 0 0 0 0 0 0 0 0 0 0 0 0 0 0 0 0 0 0 0 0 0 0 0 0 0 0 0 0 0 0 0 0 0 0 0 0 0 0 0 0 0 0 0 0 0 0 0 0 0 0 0 0 0 0 0 0 0 0
+0 0 0 0 0 0 0 0 0 0 0 0 0 0 0 0 0 0 0 0 0 0 0 0 0 0 0 0 0 0 0 0 0 0 0 0 0 0 0 0 0 0 0 0 0 0 0 0 0 0 0 0 0 0 0 0 0 0 0 0 0 0 0 0 0 0 0 0 0 0 0 0 0 0 0 0 0 0 0 0 0 0 0 0 0 0 0 0 0 0 0 0 0 0 0 0 0 0 0 0
+0 0 0 0 0 0 0 0 0 0 0 0 0 0 0 0 0 0 0 0 0 0 0 0 0 0 0 0 0 0 0 0 0 0 0 0 0 0 0 0 0 0 0 0 0 0 0 0 0 0 0 0 0 0 0 0 0 0 0 0 0 0 0 0 0 0 0 0 0 0 0 0 0 0 0 0 0 0 0 0 0 0 0 0 0 0 0 0 0 0 0 0 0 0 0 0 0 0 0 0
+0 0 0 0 0 0 0 0 0 0 0 0 0 0 0 0 0 0 0 0 0 0 0 0 0 0 0 0 0 0 0 0 0 0 0 0 0 0 0 0 0 0 0 0 0 0 0 0 0 0 0 0 0 0 0 0 0 0 0 0 0 0 0 0 0 0 0 0 0 0 0 0 0 0 0 0 0 0 0 0 0 0 0 0 0 0 0 0 0 0 0 0 0 0 0 0 0 0 0 0
+0 0 0 0 0 0 0 0 0 0 0 0 0 0 0 0 0 0 0 0 0 0 0 0 0 0 0 0 0 0 0 0 0 0 0 0 0 0 0 0 0 0 0 0 0 0 0 0 0 0 0 0 0 0 0 0 0 0 0 0 0 0 0 0 0 0 0 0 0 0 0 0 0 0 0 0 0 0 0 0 0 0 0 0 0 0 0 0 0 0 0 0 0 0 0 0 0 0 0 0
+0 0 0 0 0 0 0 0 0 0 0 0 0 0 0 0 0 0 0 0 0 0 0 0 0 0 0 0 0 0 0 0 0 0 0 0 0 0 0 0 0 0 0 0 0 0 0 0 0 0 0 0 0 0 0 0 0 0 0 0 0 0 0 0 0 0 0 0 0 0 0 0 0 0 0 0 0 0 0 0 0 0 0 0 0 0 0 0 0 0 0 0 0 0 0 0 0 0 0 0
+0 0 0 0 0 0 0 0 0 0 0 0 0 0 0 0 0 0 0 0 0 0 0 0 0 0 0 0 0 0 0 0 0 0 0 0 0 0 0 0 0 0 0 0 0 0 0 0 0 0 0 0 0 0 0 0 0 0 0 0 0 0 0 0 0 0 0 0 0 0 0 0 0 0 0 0 0 0 0 0 0 0 0 0 0 0 0 0 0 0 0 0 0 0 0 0 0 0 0 0
+0 0 0 0 0 0 0 0 0 0 0 0 0 0 0 0 0 0 0 0 0 0 0 0 0 0 0 0 0 0 0 0 0 0 0 0 0 0 0 0 0 0 0 0 0 0 0 0 0 0 0 0 0 0 0 0 0 0 0 0 0 0 0 0 0 0 0 0 0 0 0 0 0 0 0 0 0 0 0 0 0 0 0 0 0 0 0 0 0 0 0 0 0 0 0 0 0 0 0 0
--- a/classes/serviceFunctions.py
+++ b/classes/serviceFunctions.py
@@ -20,3 +20,12 @@
 def terminate():
     pygame.quit()
     sys.exit()
+
+
+def load_map(name):
+    board = []
+    file = open(f'./maps/{name}.csv', encoding='utf8').read()
+    file = file.split('\n')
+    for i in file:
+        board.append([int(j) for j in i.split(' ')])
+    return board
